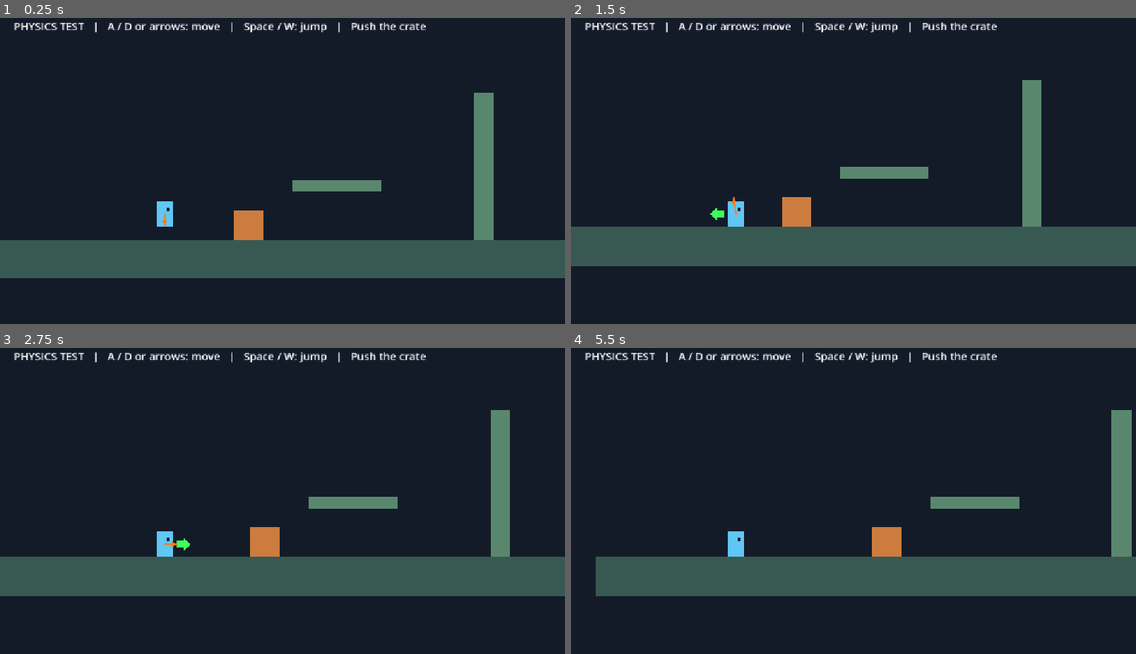
Above: before the commit, frames 1-4 (two rows, left to right).
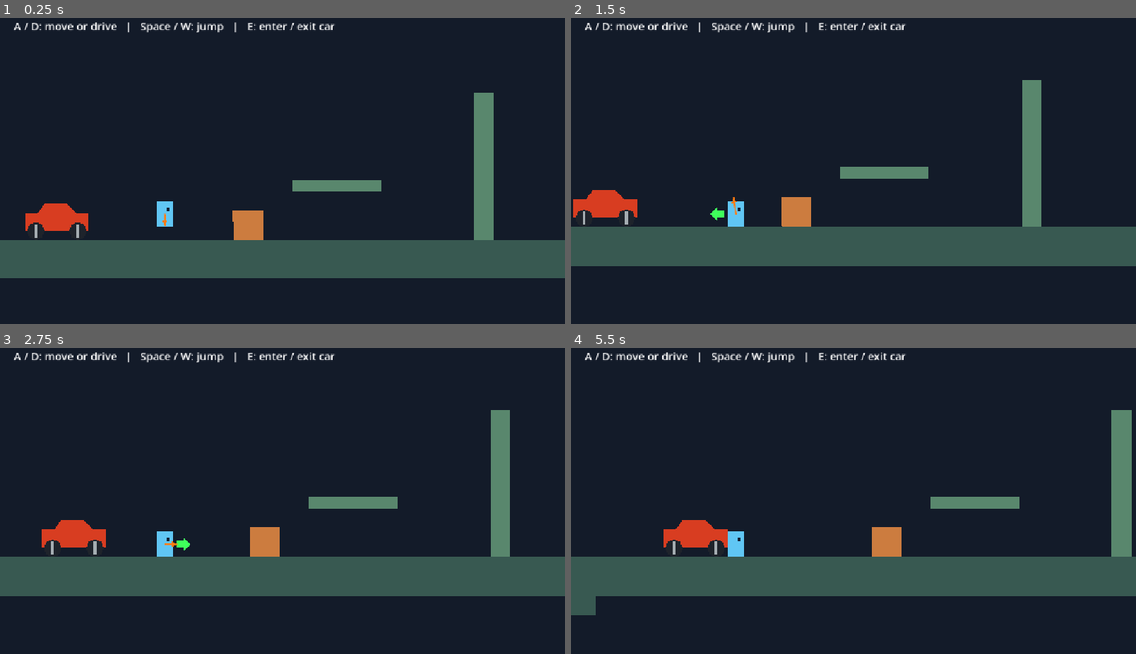
Above: after the commit, the same moments.

Repository: zenem-zxc/-----
Game: Godot game, scene res://scenes/physics_test.tscn
Two runs of this game, one before a commit and one after it. Both use one fixed random seed, a clock stepped at 60 frames per second and the inputs below.
Inputs (mouse positions are in pixels of both pictures, inside the frame that each line leads up to):
- Up to frame 1 (0.25 s): no input
- Up to frame 2 (1.5 s): tap Enter (ui_accept) at 0.5, 0.77, 1.07 s; move the mouse to (977, 149) at 0.52 s; hold Right (ui_right) 0.53-1.28 s; tap E at 0.6, 1.35 s; click (977, 149) at 0.67 s; move the mouse to (740, 180) at 1.27 s; hold Left (ui_left) from 1.28 s (still down)
- Up to frame 3 (2.75 s): tap Enter (ui_accept) at 1.52, 1.82 s; move the mouse to (339, 424) at 2.02 s; release Left (ui_left) at 2.03 s; hold Right (ui_right) from 2.03 s (still down); tap E at 2.1 s
- Up to frame 4 (5.5 s): move the mouse to (825, 559) at 2.77 s; release Right (ui_right) at 2.78 s; hold Up (ui_up) 2.78-3.53 s; tap E every 0.75 s from 2.85 to 5.1 s; click (825, 559) at 2.92 s; tap Enter (ui_accept) at 3.02, 3.32, 3.77, 4.07, 4.52, 4.82 s; move the mouse to (1023, 543) at 3.52 s; hold Left (ui_left) from 3.53 s (still down); move the mouse to (684, 448) at 4.27 s; move the mouse to (881, 494) at 5.02 s; click (881, 494) at 5.17 s

The runs differ from the first frame. In frame 1, 1.8% of the frame differs, in the area x 2-76%, y 1-72%; in frame 2, 1.9%; in frame 3, 1.9%; in frame 4, 2.7%, in the area x 0-76%, y 1-88%.

Commit message:
car

Diff:
--- /dev/null
+++ b/scenes/car.tscn
@@ -0,0 +1,66 @@
+[gd_scene load_steps=5 format=3]
+
+[ext_resource type="Script" path="res://scripts/car.gd" id="1"]
+
+[sub_resource type="RectangleShape2D" id="BodyShape"]
+size = Vector2(130, 36)
+
+[sub_resource type="CircleShape2D" id="WheelShape"]
+radius = 18.0
+
+[sub_resource type="PhysicsMaterial" id="WheelMaterial"]
+friction = 1.0
+rough = true
+
+[node name="Car" type="RigidBody2D"]
+mass = 180.0
+script = ExtResource("1")
+
+[node name="BodyVisual" type="Polygon2D" parent="."]
+polygon = PackedVector2Array(-65, -18, -40, -18, -25, -38, 20, -38, 40, -18, 65, -18, 65, 18, -65, 18)
+color = Color(0.85, 0.24, 0.13, 1)
+
+[node name="CollisionShape2D" type="CollisionShape2D" parent="."]
+shape = SubResource("BodyShape")
+
+[node name="LeftWheel" type="RigidBody2D" parent="."]
+position = Vector2(-43, 20)
+mass = 15.0
+physics_material_override = SubResource("WheelMaterial")
+
+[node name="Visual" type="Polygon2D" parent="LeftWheel"]
+polygon = PackedVector2Array(-18, 0, -13, -13, 0, -18, 13, -13, 18, 0, 13, 13, 0, 18, -13, 13)
+color = Color(0.12, 0.14, 0.17, 1)
+
+[node name="Spoke" type="Polygon2D" parent="LeftWheel"]
+polygon = PackedVector2Array(-3, -14, 3, -14, 3, 14, -3, 14)
+color = Color(0.65, 0.68, 0.7, 1)
+
+[node name="CollisionShape2D" type="CollisionShape2D" parent="LeftWheel"]
+shape = SubResource("WheelShape")
+
+[node name="RightWheel" type="RigidBody2D" parent="."]
+position = Vector2(43, 20)
+mass = 15.0
+physics_material_override = SubResource("WheelMaterial")
+
+[node name="Visual" type="Polygon2D" parent="RightWheel"]
+polygon = PackedVector2Array(-18, 0, -13, -13, 0, -18, 13, -13, 18, 0, 13, 13, 0, 18, -13, 13)
+color = Color(0.12, 0.14, 0.17, 1)
+
+[node name="Spoke" type="Polygon2D" parent="RightWheel"]
+polygon = PackedVector2Array(-3, -14, 3, -14, 3, 14, -3, 14)
+color = Color(0.65, 0.68, 0.7, 1)
+
+[node name="CollisionShape2D" type="CollisionShape2D" parent="RightWheel"]
+shape = SubResource("WheelShape")
+
+[node name="LeftAxle" type="PinJoint2D" parent="."]
+position = Vector2(-43, 20)
+node_a = NodePath("..")
+node_b = NodePath("../LeftWheel")
+
+[node name="RightAxle" type="PinJoint2D" parent="."]
+position = Vector2(43, 20)
+node_a = NodePath("..")
+node_b = NodePath("../RightWheel")
--- a/scenes/physics_test.tscn
+++ b/scenes/physics_test.tscn
@@ -3,6 +3,7 @@
 [ext_resource type="Script" uid="uid://b4jmiftlbfjo2" path="res://scripts/player.gd" id="1_player"]
 [ext_resource type="Script" uid="uid://cy6tnah0dg27q" path="res://scripts/physics_test.gd" id="2_test"]
 [ext_resource type="Script" uid="uid://b0h2oqw7spccm" path="res://scripts/force_indicator.gd" id="3_force_indicator"]
+[ext_resource type="PackedScene" path="res://scenes/car.tscn" id="4_car"]
 
 [sub_resource type="PhysicsMaterial" id="PhysicsMaterial"]
 friction = 0.65
@@ -16,15 +17,15 @@
 [sub_resource type="RectangleShape2D" id="WallShape"]
 size = Vector2(40, 300)
 
+[sub_resource type="PhysicsMaterial" id="CrateMaterial"]
+friction = 0.65
+rough = true
+
 [sub_resource type="RectangleShape2D" id="CrateShape"]
 size = Vector2(60, 60)
 
 [sub_resource type="PhysicsMaterial" id="PlayerMaterial"]
 friction = 0.0
-
-[sub_resource type="PhysicsMaterial" id="CrateMaterial"]
-friction = 0.65
-rough = true
 
 [sub_resource type="RectangleShape2D" id="PlayerShape"]
 size = Vector2(34, 52)
@@ -32,13 +33,47 @@
 [node name="PhysicsTest" type="Node2D" unique_id=1695517777]
 script = ExtResource("2_test")
 
+[node name="Car" parent="." unique_id=658656549 instance=ExtResource("4_car")]
+z_index = 1
+position = Vector2(80, 500)
+
 [node name="Background" type="ColorRect" parent="." unique_id=170826755]
-offset_left = -1000.0
+offset_left = -2600.0
 offset_top = -800.0
 offset_right = 2000.0
 offset_bottom = 800.0
 mouse_filter = 2
 color = Color(0.075, 0.105, 0.16, 1)
+
+[node name="TestRoad" type="StaticBody2D" parent="." unique_id=17495741]
+physics_material_override = SubResource("PhysicsMaterial")
+
+[node name="Visual" type="Polygon2D" parent="TestRoad" unique_id=919171829]
+color = Color(0.22, 0.35, 0.32, 1)
+polygon = PackedVector2Array(-2300, 560, -2200, 560, -2120, 550, -2040, 520, -1970, 480, -1910, 465, -1850, 480, -1780, 520, -1700, 550, -1620, 560, -1540, 550, -1460, 525, -1380, 515, -1300, 530, -1220, 555, -1140, 560, -1060, 550, -980, 510, -910, 470, -840, 455, -770, 470, -700, 510, -620, 550, -540, 560, -460, 550, -380, 535, -300, 545, -220, 560, -124, 560, -124, 680, -2300, 680)
+
+[node name="CollisionPolygon2D" type="CollisionPolygon2D" parent="TestRoad" unique_id=1284504915]
+polygon = PackedVector2Array(-2300, 560, -2200, 560, -2120, 550, -2040, 520, -1970, 480, -1910, 465, -1850, 480, -1780, 520, -1700, 550, -1620, 560, -1540, 550, -1460, 525, -1380, 515, -1300, 530, -1220, 555, -1140, 560, -1060, 550, -980, 510, -910, 470, -840, 455, -770, 470, -700, 510, -620, 550, -540, 560, -460, 550, -380, 535, -300, 545, -220, 560, -124, 560, -124, 680, -2300, 680)
+
+[node name="StoneOne" type="StaticBody2D" parent="." unique_id=2084398228]
+position = Vector2(-570, 555)
+
+[node name="Visual" type="Polygon2D" parent="StoneOne" unique_id=1763181742]
+color = Color(0.52, 0.54, 0.53, 1)
+polygon = PackedVector2Array(-13, 7, -10, -2, -3, -9, 7, -8, 13, 5, 11, 7)
+
+[node name="CollisionPolygon2D" type="CollisionPolygon2D" parent="StoneOne" unique_id=21257893]
+polygon = PackedVector2Array(-13, 7, -10, -2, -3, -9, 7, -8, 13, 5, 11, 7)
+
+[node name="StoneTwo" type="StaticBody2D" parent="." unique_id=1600657805]
+position = Vector2(-1170, 559)
+
+[node name="Visual" type="Polygon2D" parent="StoneTwo" unique_id=1590324682]
+color = Color(0.52, 0.54, 0.53, 1)
+polygon = PackedVector2Array(-11, 5, -8, -3, 1, -8, 9, -4, 12, 4, 10, 5)
+
+[node name="CollisionPolygon2D" type="CollisionPolygon2D" parent="StoneTwo" unique_id=1878504208]
+polygon = PackedVector2Array(-11, 5, -8, -3, 1, -8, 9, -4, 12, 4, 10, 5)
 
 [node name="Ground" type="StaticBody2D" parent="." unique_id=506691409]
 position = Vector2(576, 600)
@@ -61,14 +96,14 @@
 [node name="CollisionShape2D" type="CollisionShape2D" parent="Platform" unique_id=137643917]
 shape = SubResource("PlatformShape")
 
-[node name="Wall" type="StaticBody2D" parent="."]
+[node name="Wall" type="StaticBody2D" parent="." unique_id=228862351]
 position = Vector2(950, 410)
 
-[node name="Visual" type="Polygon2D" parent="Wall"]
+[node name="Visual" type="Polygon2D" parent="Wall" unique_id=538142266]
+color = Color(0.35, 0.53, 0.43, 1)
 polygon = PackedVector2Array(-20, -150, 20, -150, 20, 150, -20, 150)
-color = Color(0.35, 0.53, 0.43, 1)
 
-[node name="CollisionShape2D" type="CollisionShape2D" parent="Wall"]
+[node name="CollisionShape2D" type="CollisionShape2D" parent="Wall" unique_id=908910108]
 shape = SubResource("WallShape")
 
 [node name="Crate" type="RigidBody2D" parent="." unique_id=697072121]
@@ -81,7 +116,7 @@
 
 [node name="Visual" type="Polygon2D" parent="Crate" unique_id=900358102]
 color = Color(0.8, 0.49, 0.25, 1)
-polygon = PackedVector2Array(-30, -30, 30, -30, 30, 30, -30, 30)
+polygon = PackedVector2Array(-30.799988, -30, 30, -30, 30, 30, -30, 29.999992)
 
 [node name="CollisionShape2D" type="CollisionShape2D" parent="Crate" unique_id=292953036]
 shape = SubResource("CrateShape")
@@ -139,4 +174,4 @@
 offset_right = 600.0
 offset_bottom = 62.0
 theme_override_font_sizes/font_size = 22
-text = "PHYSICS TEST   |   A / D or arrows: move   |   Space / W: jump   |   Push the crate"
+text = "A / D: move or drive   |   Space / W: jump   |   E: enter / exit car"
--- /dev/null
+++ b/scripts/car.gd
@@ -0,0 +1,73 @@
+extends RigidBody2D
+
+const DRIVE_TORQUE := 1800000.0
+const MAX_WHEEL_SPEED := 20.0
+const ENTER_DISTANCE := 110.0
+
+@onready var left_wheel: RigidBody2D = $LeftWheel
+@onready var right_wheel: RigidBody2D = $RightWheel
+@onready var player: RigidBody2D = get_parent().get_node("Player")
+var occupied := false
+var _player_layer := 0
+var _player_mask := 0
+
+
+func _unhandled_key_input(event: InputEvent) -> void:
+	if event is InputEventKey and event.physical_keycode == KEY_E and event.pressed and not event.echo:
+		if occupied:
+			exit_vehicle()
+		elif player.global_position.distance_to(global_position) <= ENTER_DISTANCE:
+			enter_vehicle()
+
+
+func enter_vehicle() -> void:
+	if occupied:
+		return
+	occupied = true
+	_player_layer = player.collision_layer
+	_player_mask = player.collision_mask
+	player.in_vehicle = true
+	player.freeze = true
+	player.collision_layer = 0
+	player.collision_mask = 0
+	player.hide()
+	player.global_position = global_position
+
+
+func exit_vehicle() -> void:
+	if not occupied:
+		return
+	# Check both sides and above before enabling the player's collision again.
+	var shape := player.get_node("CollisionShape2D").shape as Shape2D
+	var query := PhysicsShapeQueryParameters2D.new()
+	query.shape = shape
+	query.collision_mask = _player_mask
+	query.exclude = [player.get_rid()]
+	for offset: Vector2 in [Vector2(-100, -20), Vector2(100, -20), Vector2(0, -100)]:
+		var destination: Vector2 = global_position + offset
+		query.transform = Transform2D(0.0, destination)
+		if get_world_2d().direct_space_state.intersect_shape(query, 1).is_empty():
+			occupied = false
+			player.global_position = destination
+			player.linear_velocity = linear_velocity
+			player.collision_layer = _player_layer
+			player.collision_mask = _player_mask
+			player.freeze = false
+			player.in_vehicle = false
+			player.show()
+			return
+
+
+func _physics_process(_delta: float) -> void:
+	if not occupied:
+		return
+	player.global_position = global_position
+	var direction := Input.get_axis("ui_left", "ui_right")
+	if Input.is_physical_key_pressed(KEY_A):
+		direction -= 1.0
+	if Input.is_physical_key_pressed(KEY_D):
+		direction += 1.0
+	direction = clampf(direction, -1.0, 1.0)
+	for wheel in [left_wheel, right_wheel]:
+		if direction != 0.0 and wheel.angular_velocity * direction < MAX_WHEEL_SPEED:
+			wheel.apply_torque(direction * DRIVE_TORQUE)
--- a/scripts/player.gd
+++ b/scripts/player.gd
@@ -14,7 +14,8 @@
 var _landing_normal_ratio := 1.0
 var _wall_grip_remaining := 0.0
 var _wall_grip_direction := 0.0
-var _wall_grip_spent := false
+var _last_grip_wall: Object = null
+var in_vehicle := false
 
 @onready var _sliding_feet: Polygon2D = $SlidingFeet
 @onready var _acceleration_arrow: Polygon2D = $AccelerationArrow
@@ -28,6 +29,8 @@
 
 
 func _integrate_forces(state: PhysicsDirectBodyState2D) -> void:
+	if in_vehicle:
+		return
 	var grounded := false
 	var support: RigidBody2D = null
 	var support_point := Vector2.ZERO
@@ -35,10 +38,12 @@
 	var support_contacts := 0
 	var support_collider: Object = null
 	var wall_direction := 0.0
+	var wall_collider: Object = null
 	for contact in range(state.get_contact_count()):
 		var normal := state.get_contact_local_normal(contact)
 		if absf(normal.x) > 0.7 and state.get_contact_collider_object(contact) is StaticBody2D:
 			wall_direction = signf(normal.x)
+			wall_collider = state.get_contact_collider_object(contact)
 		if state.get_contact_local_normal(contact).y < -0.7:
 			var collider := state.get_contact_collider_object(contact)
 			if not grounded:
@@ -55,11 +60,11 @@
 		support_velocity /= support_contacts
 	if grounded:
 		_wall_grip_remaining = 0.0
-		_wall_grip_spent = false
-	elif wall_direction != 0.0 and not _wall_grip_spent:
+		_last_grip_wall = null
+	elif wall_direction != 0.0 and wall_collider != _last_grip_wall:
 		_wall_grip_direction = wall_direction
 		_wall_grip_remaining = PhysicsValues.WALL_GRIP_TIME
-		_wall_grip_spent = true
+		_last_grip_wall = wall_collider
 	if not grounded and _wall_grip_remaining > 0.0:
 		wall_direction = _wall_grip_direction
 		# Hold position against the wall briefly; gravity resumes on release.
--- /dev/null
+++ b/tests/car_test.gd
@@ -0,0 +1,63 @@
+extends SceneTree
+
+
+func _initialize() -> void:
+	call_deferred("_run_test")
+
+
+func _run_test() -> void:
+	var scene: Node = load("res://scenes/physics_test.tscn").instantiate()
+	root.add_child(scene)
+	var car: RigidBody2D = scene.get_node("Car")
+	var player: RigidBody2D = scene.get_node("Player")
+	for i in range(120):
+		await physics_frame
+	print("Car=", car.global_position, " wheels=", car.left_wheel.global_position, " ", car.right_wheel.global_position)
+	if car.left_wheel.global_position.distance_to(car.global_position) > 80.0 or car.right_wheel.global_position.distance_to(car.global_position) > 80.0:
+		_fail("Wheels are not attached to the car")
+		return
+	player.global_position = car.global_position + Vector2(0, -80)
+	var interaction := InputEventKey.new()
+	interaction.physical_keycode = KEY_E
+	interaction.pressed = true
+	car._unhandled_key_input(interaction)
+	if not car.occupied or not player.freeze or player.visible:
+		_fail("Could not enter car")
+		return
+	var start_x := car.global_position.x
+	Input.action_press("ui_right")
+	for i in range(120):
+		await physics_frame
+	Input.action_release("ui_right")
+	print("Car drive displacement=", car.global_position.x - start_x)
+	if car.global_position.x - start_x < 20.0:
+		_fail("Car did not drive right")
+		return
+	car._unhandled_key_input(interaction)
+	if car.occupied or player.freeze or not player.visible:
+		_fail("Could not exit car")
+		return
+	scene.queue_free()
+	await process_frame
+	scene = load("res://scenes/physics_test.tscn").instantiate()
+	root.add_child(scene)
+	car = scene.get_node("Car")
+	for i in range(100):
+		await physics_frame
+	car.enter_vehicle()
+	start_x = car.global_position.x
+	Input.action_press("ui_left")
+	for i in range(180):
+		await physics_frame
+	Input.action_release("ui_left")
+	print("Car leftward displacement=", car.global_position.x - start_x, " position=", car.global_position)
+	if car.global_position.x > -300.0 or car.global_position.y > 650.0:
+		_fail("Car did not reach the uneven road")
+		return
+	print("PASS: car wheels, entry, driving and exit")
+	quit(0)
+
+
+func _fail(message: String) -> void:
+	push_error(message)
+	quit(1)
--- a/tests/wall_jump_test.gd
+++ b/tests/wall_jump_test.gd
@@ -34,5 +34,28 @@
 			return
 		scene.queue_free()
 		await process_frame
+	var scene: Node = load("res://scenes/physics_test.tscn").instantiate()
+	root.add_child(scene)
+	var player: RigidBody2D = scene.get_node("Player")
+	var wall: StaticBody2D = scene.get_node("Wall")
+	var other_wall := wall.duplicate() as StaticBody2D
+	other_wall.position.x = 750
+	scene.add_child(other_wall)
+	player.position = Vector2(912, 350)
+	player.linear_velocity = Vector2(80, 0)
+	for i in range(18):
+		await physics_frame
+	if player._wall_grip_remaining > 0.0:
+		push_error("Grip restarted on the same wall")
+		quit(1)
+		return
+	player.position = Vector2(788, 350)
+	player.linear_velocity = Vector2(-80, 0)
+	for i in range(4):
+		await physics_frame
+	if player._last_grip_wall != other_wall or player._wall_grip_remaining <= 0.0:
+		push_error("Grip did not activate on another wall")
+		quit(1)
+		return
 	print("PASS: wall jump pushes away and upward on both sides")
 	quit(0)
Not shown, added: scripts/car.gd.uid
Not shown, added: tests/car_test.gd.uid
Not shown, changed: AGENTS.md
